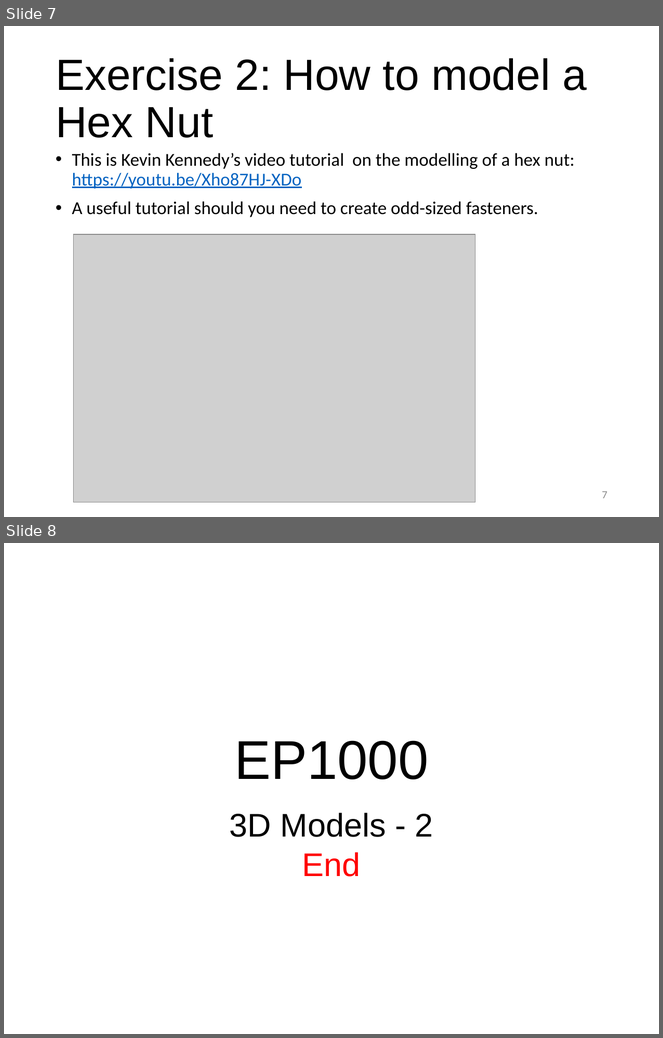
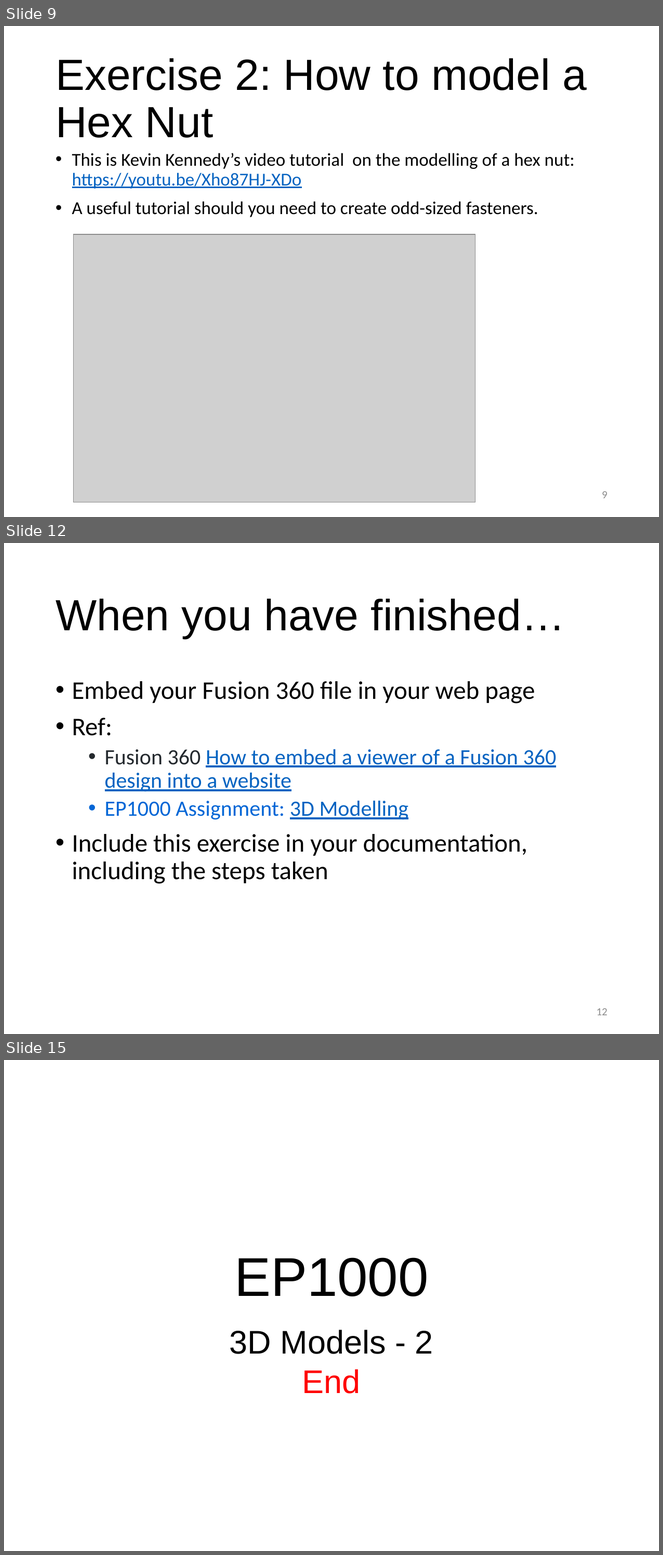
Before and after one commit to RDorville/digfab, a slide deck: presentations/ep1000_3dmodel2/ep1000_3dmodel2.pptx. Shown one above the other, each under a label of ours: slides 7 and 8 before the commit, slides 9, 12 and 15 after it; the slides between them are not shown. The pictures are 663x1038 and 663x1555 pixels, drawn with LibreOffice and Linux fonts; fonts in the diff are those of the drawing; grey boxes stand for pictures; background and template pictures are left out. Boxes give left, top, right and bottom in pixels: in the first picture for what was removed or moved away, otherwise in the second. Text is boxed around its words. In the diff, an @@ line names an element or a change of style, - is before the commit and + after.

```diff
--- a/presentations/ep1000_3dmodel2/ep1000_3dmodel2.pptx
+++ b/presentations/ep1000_3dmodel2/ep1000_3dmodel2.pptx
@@ slide 12 added at [4, 543, 659, 1034], background #FFFFFF @@
@@ title added at [55, 599, 565, 639], 48 pt, text #000000 @@
+When you have finished…
@@ text added at [72, 681, 557, 884], 28 pt, text #000000 @@
+• Embed your Fusion 360 file in your web page
+• Ref:
+  • Fusion 360 How to embed a viewer of a Fusion 360 design into a website
+  • EP1000 Assignment: 3D Modelling
+• Include this exercise in your documentation, including the steps taken
@@ page number added at [597, 1008, 608, 1016], 12 pt, text #8C8C8C @@
+12
@@ what was slide 7 is now slide 9 @@
@@ page number at [602, 491, 608, 499]: text changed @@
-7
+9
@@ what was slide 8 is now slide 15 @@
```
Also in this commit, not shown: 1 slide changed, 7 other slides added, 1 slide removed, 8 other files.
